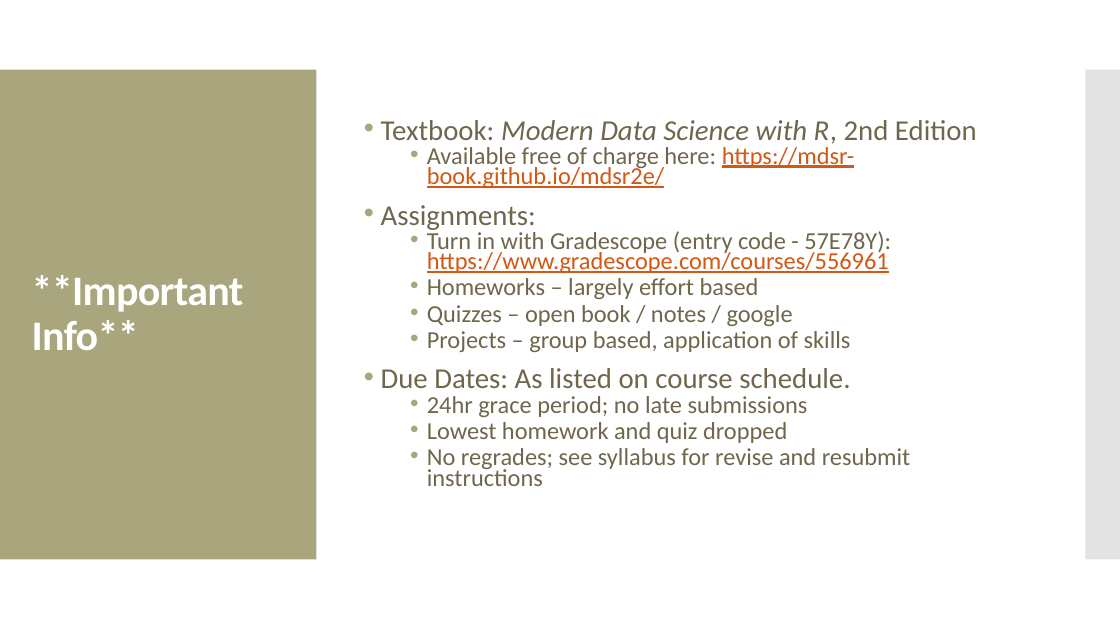
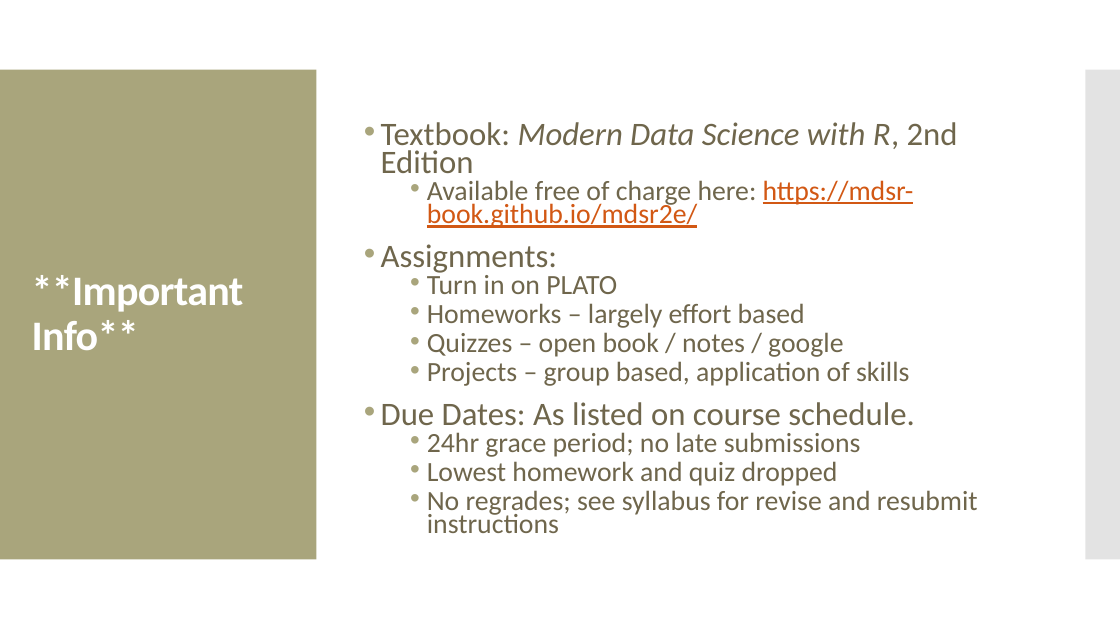
Before and after one commit to amosca01/Intro-DS-F23, a slide deck: slide 12 of slides/01-welcome.pptx. Drawn at 1120x630 pixels with LibreOffice and Linux fonts; fonts in the diff are those of the drawing. Boxes give left, top, right and bottom in pixels: in the first picture for what was removed or moved away, otherwise in the second. Text is boxed around its words. In the diff, an @@ line names an element or a change of style, - is before the commit and + after.

```diff
--- a/slides/01-welcome.pptx
+++ b/slides/01-welcome.pptx
@@ text at bbox=[381, 122, 978, 533]: size 24.8 to 28.1 pt in "Textbook: Modern Data Science with R, 2nd ...", "Assignments:", "Due Dates: As listed on course schedule."; size 20.9 to 23.8 pt in "Available free of charge here: https://mdsr-book.github.io/m ...", "Homeworks – largely effort based", "Quizzes – open book / notes / ...", "Projects – group based, application of skills" and 3 more places @@
@@ text at bbox=[427, 271, 617, 294]: text changed; size 20.9 to 23.8 pt; text colour #D25814 to #6F664C @@
-  • Turn in with Gradescope (entry code - 57E78Y): https://www.gradescope.com/courses/556961
+  • Turn in on PLATO
```
Also in this commit, not shown: 1 other slide changed, 1 other file.
